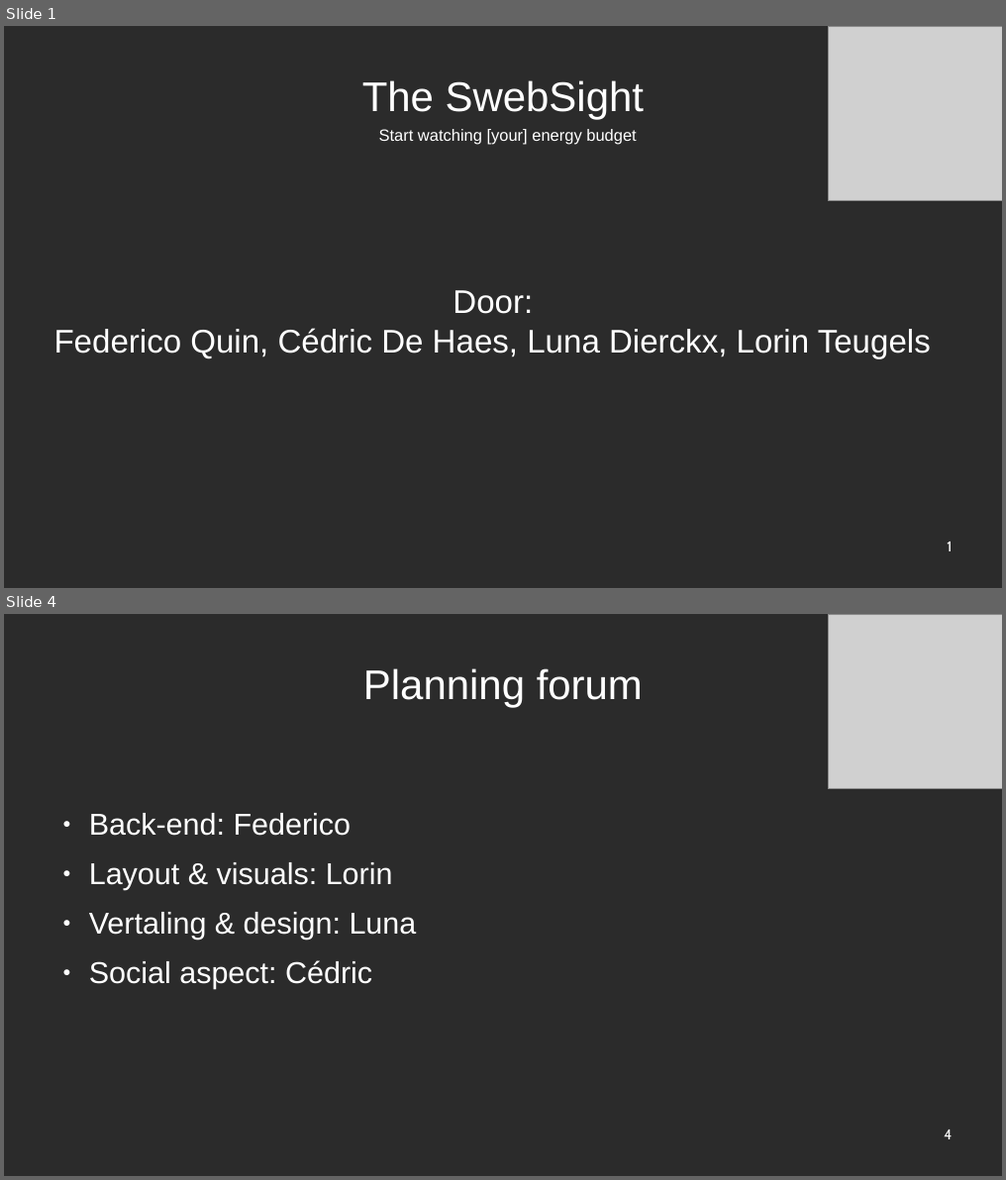
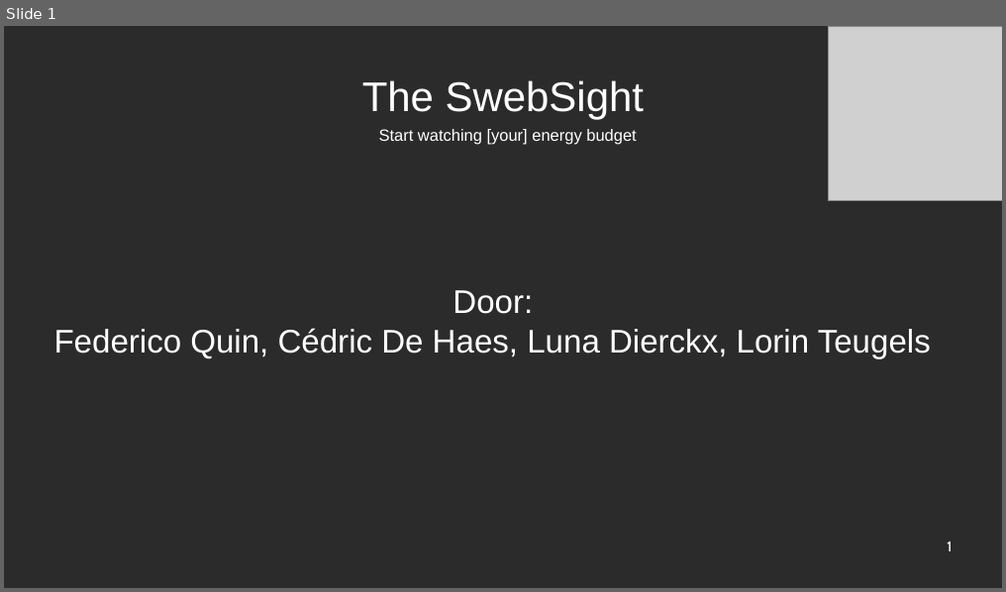
Before and after one commit to cekefun/Project_Databases, a slide deck: Powerpoint_databases.odp. Shown one above the other, each under a label of ours: slides 1 and 4 before the commit, slide 1 after it; the slides between them are not shown. The pictures are 1006x1180 and 1006x592 pixels, drawn with LibreOffice and Linux fonts; fonts in the diff are those of the drawing; grey boxes stand for pictures; background and template pictures are left out; a plain dark background stands for a picture behind light text. Boxes give left, top, right and bottom in pixels: in the first picture for what was removed or moved away, otherwise in the second. Text is boxed around its words. In the diff, an @@ line names an element or a change of style, - is before the commit and + after.

```diff
--- a/Powerpoint_databases.odp
+++ b/Powerpoint_databases.odp
@@ slide 4 removed at box(4, 614, 1002, 1176), background picture (left out) @@
@@ picture removed at box(828, 614, 1002, 788) @@
@@ title removed at box(363, 668, 643, 708) @@
-Planning forum
@@ text removed at box(89, 813, 417, 989) @@
-● Back-end: Federico
-● Layout & visuals: Lorin
-● Vertaling & design: Luna
-● Social aspect: Cédric
@@ page number removed at box(944, 1130, 951, 1140) @@
-4
```
Also in this commit, not shown: 2 slides changed, 6 slides added, 3 other slides removed.
